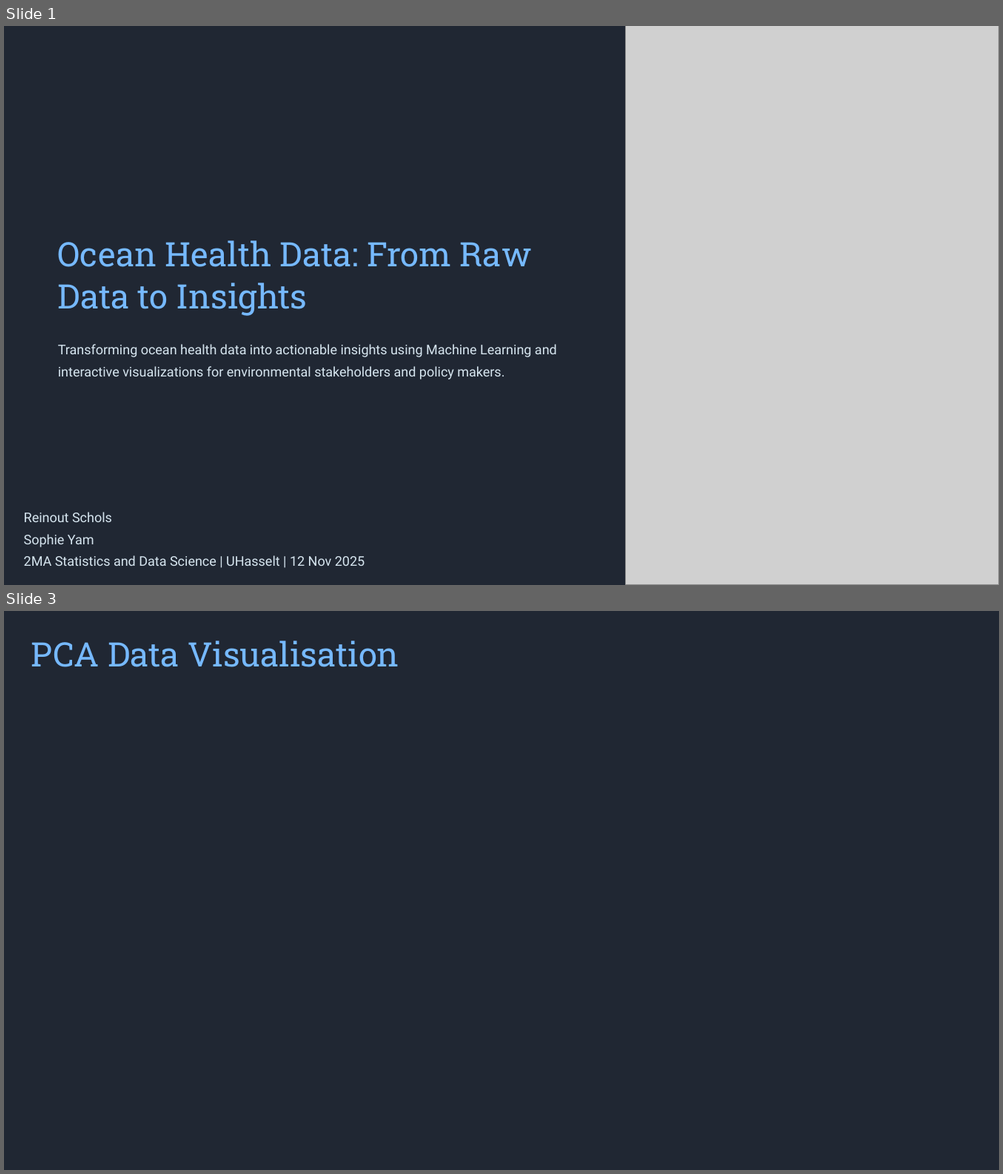
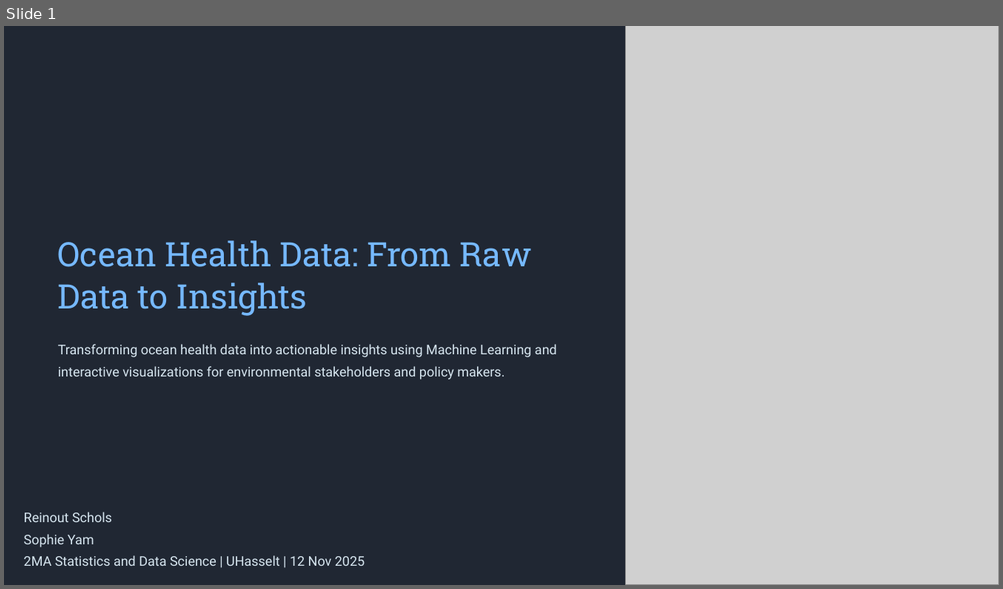
Before and after one commit to syam3500/hackthefuture2025, a slide deck: presentation.pptx. Shown one above the other, each under a label of ours: slides 1 and 3 before the commit, slide 1 after it; the slides between them are not shown. The pictures are 1003x1174 and 1003x589 pixels, drawn with LibreOffice and Linux fonts; fonts in the diff are those of the drawing; grey boxes stand for pictures; background and template pictures are left out. Boxes give left, top, right and bottom in pixels: in the first picture for what was removed or moved away, otherwise in the second. Text is boxed around its words. In the diff, an @@ line names an element or a change of style, - is before the commit and + after.

```diff
--- a/presentation.pptx
+++ b/presentation.pptx
@@ slide 3 removed at [4,611,999,1170], background #FFFFFF; not listed: 1 template element that a slide beside it also shows @@
@@ text removed at [31,641,399,667] @@
-PCA Data Visualisation
```
Also in this commit, not shown: 3 slides changed, 2 slides added, 1 other file.
